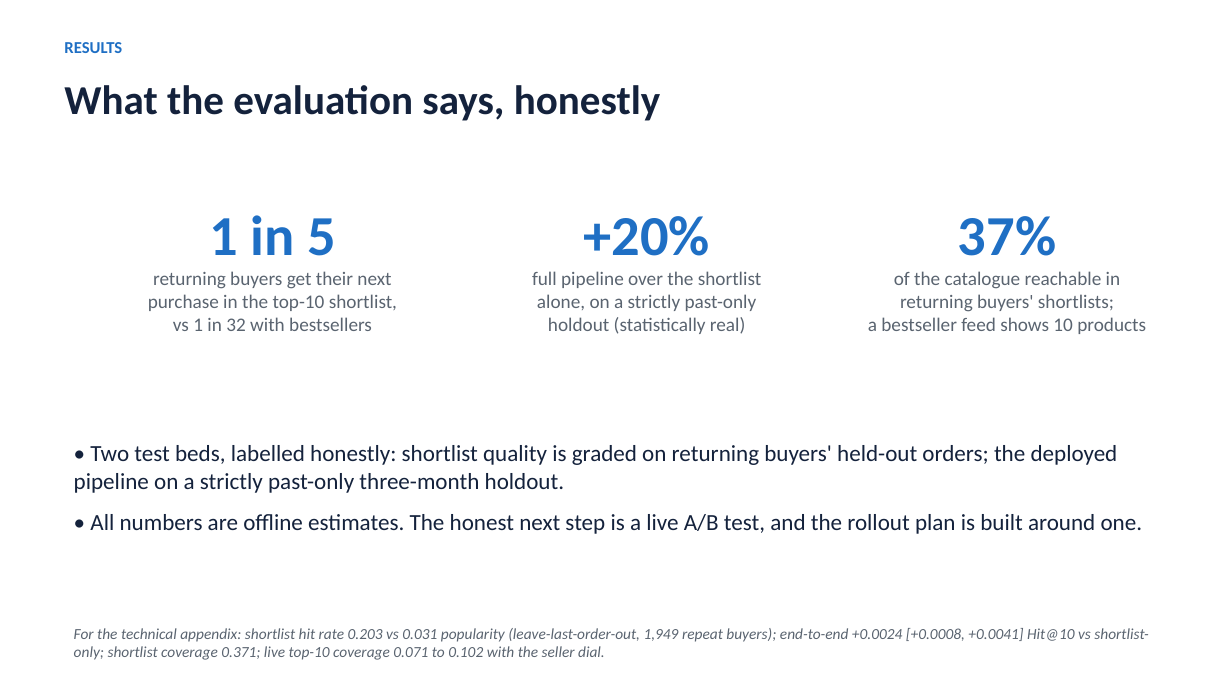
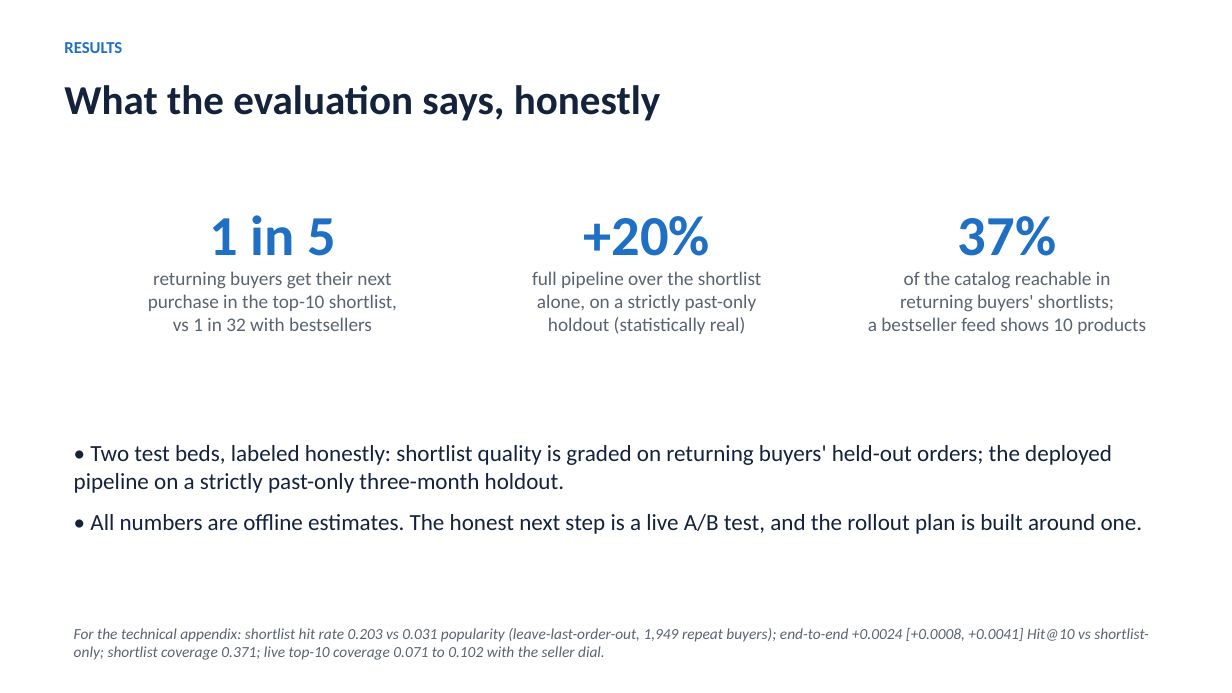
Before and after one commit to jmonzada/ecommerce-recommender-capstone, a slide deck: slide 5 of presentations/business_deck.pptx. Drawn at 1232x693 pixels with LibreOffice and Linux fonts; fonts in the diff are those of the drawing. Boxes give left, top, right and bottom in pixels: in the first picture for what was removed or moved away, otherwise in the second. Text is boxed around its words. In the diff, an @@ line names an element or a change of style, - is before the commit and + after.

```diff
--- a/presentations/business_deck.pptx
+++ b/presentations/business_deck.pptx
@@ text at [868,271,1146,334]: text changed @@
-of the catalogue reachable in
-returning buyers' shortlists;
-a bestseller feed shows 10 products
+of the catalog reachable in
+returning buyers' shortlists;
+a bestseller feed shows 10 products
@@ text at [74,445,1112,493]: text changed @@
-• Two test beds, labelled honestly: shortlist quality is graded on returning buyers' held-out orders; the deployed pipeline on a strictly past-only three-month holdout.
+• Two test beds, labeled honestly: shortlist quality is graded on returning buyers' held-out orders; the deployed pipeline on a strictly past-only three-month holdout.
```
Also in this commit, not shown: 4 other slides changed, 27 other files.
